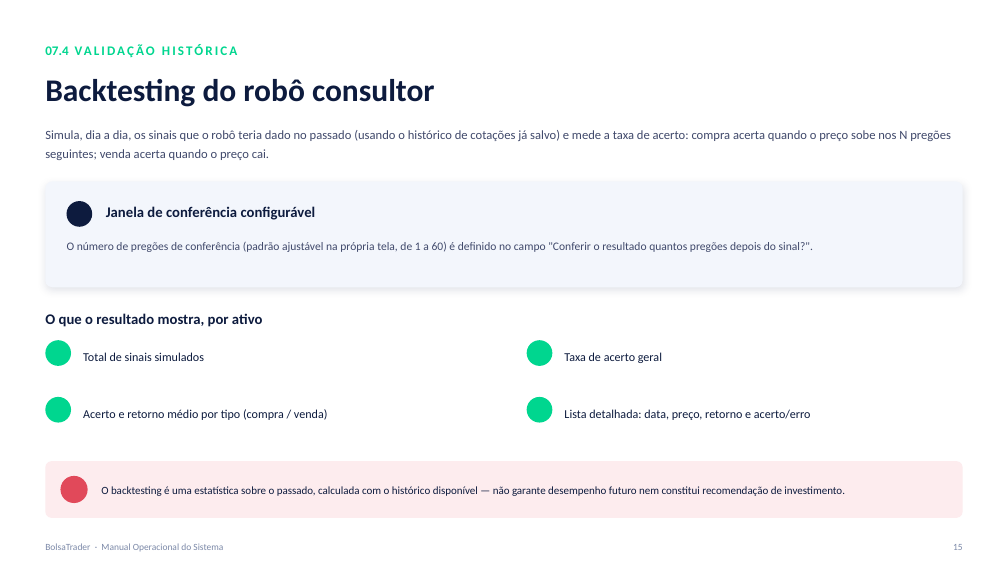
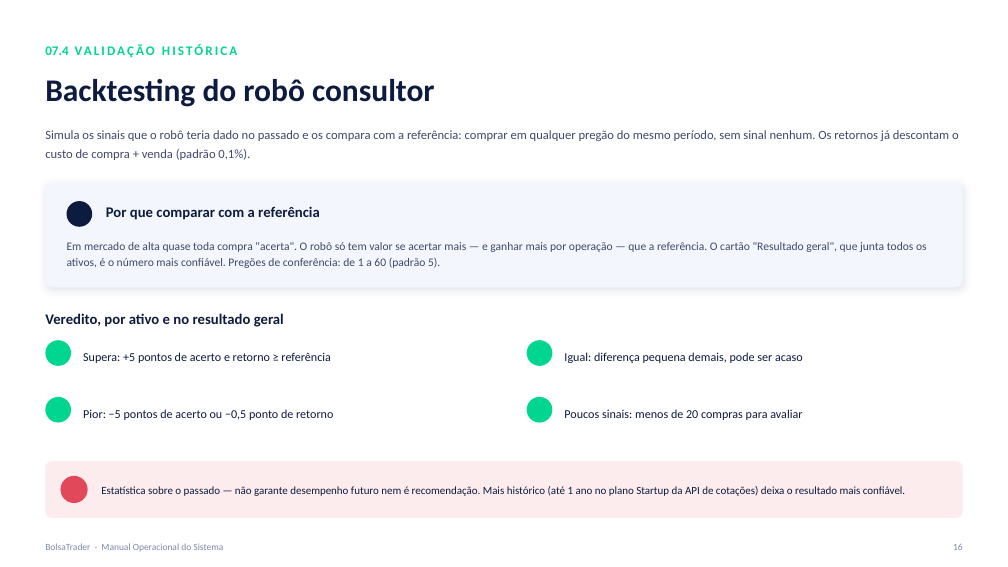
Before and after one commit to seculus-2023/-BolsaTrader, a slide deck: slide 16 of docs/BolsaTrader_Manual_Operacional.pptx (slide 15 before the commit). Drawn at 1008x567 pixels with LibreOffice and Linux fonts; fonts in the diff are those of the drawing; background and template pictures are left out. Boxes give left, top, right and bottom in pixels: in the first picture for what was removed or moved away, otherwise in the second. Text is boxed around its words. In the diff, an @@ line names an element or a change of style, - is before the commit and + after.

```diff
--- a/docs/BolsaTrader_Manual_Operacional.pptx
+++ b/docs/BolsaTrader_Manual_Operacional.pptx
@@ text at (x1=45, y1=130, x2=959, y2=160): text changed @@
-Simula, dia a dia, os sinais que o robô teria dado no passado (usando o histórico de cotações já salvo) e mede a taxa de acerto: compra acerta quando o preço sobe nos N pregões seguintes; venda acerta quando o preço cai.
+Simula os sinais que o robô teria dado no passado e os compara com a referência: comprar em qualquer pregão do mesmo período, sem sinal nenhum. Os retornos já descontam o custo de compra + venda (padrão 0,1%).
@@ text at (x1=106, y1=206, x2=320, y2=220): text changed @@
-Janela de conferência configurável
+Por que comparar com a referência
@@ text at (x1=67, y1=242, x2=927, y2=268): text changed @@
-O número de pregões de conferência (padrão ajustável na própria tela, de 1 a 60) é definido no campo "Conferir o resultado quantos pregões depois do sinal?".
+Em mercado de alta quase toda compra "acerta". O robô só tem valor se acertar mais — e ganhar mais por operação — que a referência. O cartão "Resultado geral", que junta todos os ativos, é o número mais confiável. Pregões de conferência: de 1 a 60 (padrão 5).
@@ text at (x1=45, y1=313, x2=284, y2=327): text changed @@
-O que o resultado mostra, por ativo
+Veredito, por ativo e no resultado geral
@@ text at (x1=83, y1=352, x2=330, y2=363): text changed @@
-Total de sinais simulados
+Supera: +5 pontos de acerto e retorno ≥ referência
@@ text at (x1=564, y1=352, x2=803, y2=363): text changed @@
-Taxa de acerto geral
+Igual: diferença pequena demais, pode ser acaso
@@ text at (x1=83, y1=409, x2=333, y2=420): text changed @@
-Acerto e retorno médio por tipo (compra / venda)
+Pior: −5 pontos de acerto ou −0,5 ponto de retorno
@@ text at (x1=564, y1=409, x2=802, y2=420): text changed @@
-Lista detalhada: data, preço, retorno e acerto/erro
+Poucos sinais: menos de 20 compras para avaliar
@@ text at (x1=101, y1=486, x2=905, y2=496): text changed @@
-O backtesting é uma estatística sobre o passado, calculada com o histórico disponível — não garante desempenho futuro nem constitui recomendação de investimento.
+Estatística sobre o passado — não garante desempenho futuro nem é recomendação. Mais histórico (até 1 ano no plano Startup da API de cotações) deixa o resultado mais confiável.
```
Also in this commit, not shown: 22 other slides changed, 4 slides added, 1 other file.
